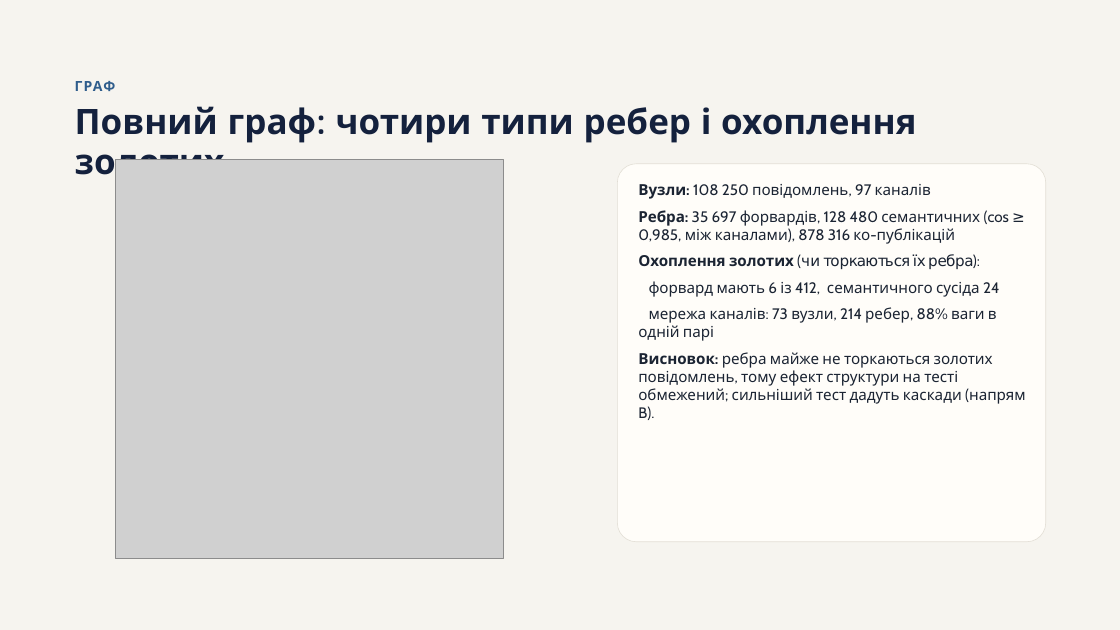
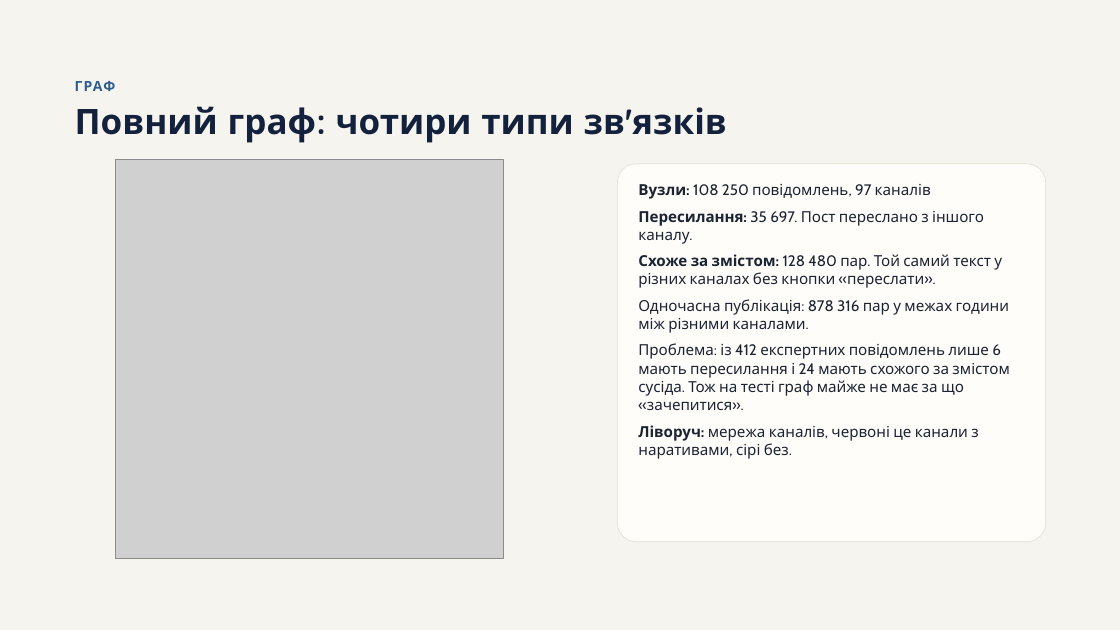
Before and after one commit to Obizonko/Dyplom2026, a slide deck: slide 11 of reports/Prezentatsiia_etap2.pptx. Drawn at 1120x630 pixels with LibreOffice and Linux fonts; fonts in the diff are those of the drawing; grey boxes stand for pictures. Boxes give left, top, right and bottom in pixels: in the first picture for what was removed or moved away, otherwise in the second. Text is boxed around its words. In the diff, an @@ line names an element or a change of style, - is before the commit and + after.

Commit message:
Презентація: пояснення на слайдах, простіші формулювання, текст виступу

```diff
--- a/reports/Prezentatsiia_etap2.pptx
+++ b/reports/Prezentatsiia_etap2.pptx
@@ title at box(75, 106, 726, 143): text changed @@
-Повний граф: чотири типи ребер і охоплення золотих
+Повний граф: чотири типи зв'язків
@@ text at box(638, 211, 1009, 459): text changed @@
-Ребра: 35 697 форвардів, 128 480 семантичних (cos ≥ 0,985, між каналами), 878 316 ко-публікацій
-Охоплення золотих (чи торкаються їх ребра):
-форвард мають 6 із 412, семантичного сусіда 24
-мережа каналів: 73 вузли, 214 ребер, 88% ваги в одній парі
-Висновок: ребра майже не торкаються золотих повідомлень, тому ефект структури на тесті обмежений; сильніший тест дадуть каскади (напрям B).
+Пересилання: 35 697. Пост переслано з іншого каналу.
+Схоже за змістом: 128 480 пар. Той самий текст у різних каналах без кнопки «переслати».
+Одночасна публікація: 878 316 пар у межах години між різними каналами.
+Проблема: із 412 експертних повідомлень лише 6 мають пересилання і 24 мають схожого за змістом сусіда. Тож на тесті граф майже не має за що «зачепитися».
+Ліворуч: мережа каналів, червоні це канали з наративами, сірі без.
```
Also in this commit, not shown: 10 other slides changed, 3 other files.
